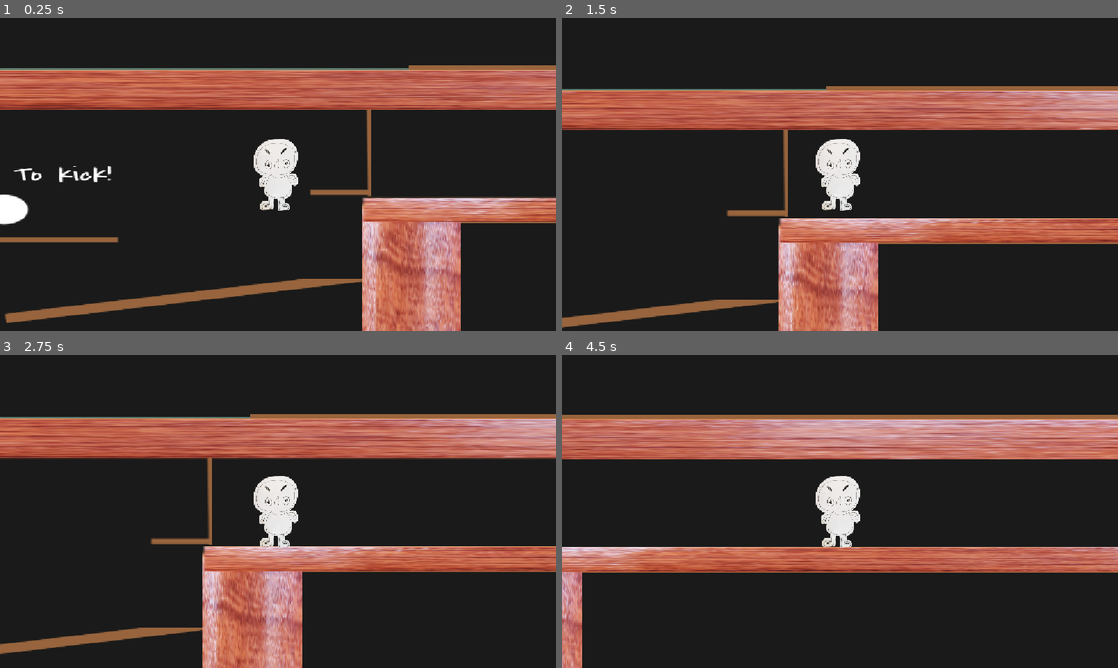
Above: before the commit, frames 1-4 (two rows, left to right).
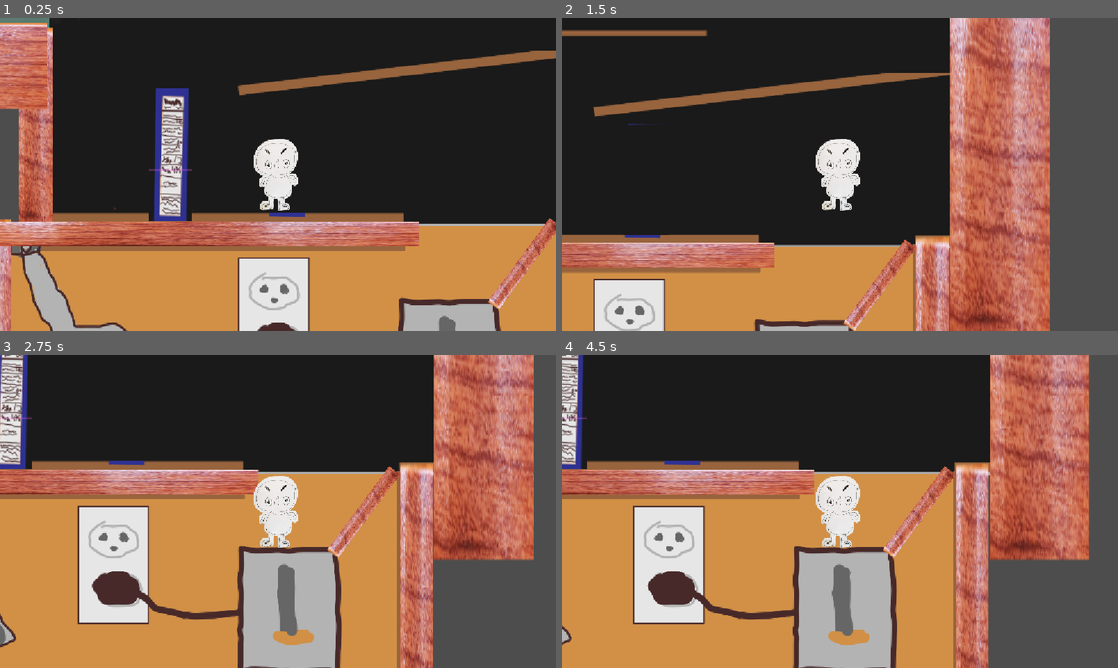
Above: after the commit, the same moments.

Repository: lmg-crono/group-project-final
Game: Godot game, scene res://node_2d.tscn
Two runs of this game, one before a commit and one after it. Both use one fixed random seed, a clock stepped at 60 frames per second and the inputs below. The engine's default icon, where the game draws it, is replaced by a stand-in: a white triangle on a blue panel in a dark square.
Inputs:
- Up to frame 1 (0.25 s): no input
- Up to frame 2 (1.5 s): hold Right (walk_right) from 0.53 s (still down); tap Space (jump) at 0.77 s
- Up to frame 3 (2.75 s): tap Space (jump) at 1.52 s; release Right (walk_right) at 2.03 s; hold Left (walk_left) from 2.03 s (still down)
- Up to frame 4 (4.5 s): release Left (walk_left) at 2.78 s; hold Right (walk_right) 2.78-4.28 s; tap Space (jump) at 3.02, 3.77 s; hold Left (walk_left) from 4.28 s (still down)

The runs differ from the first frame. In frame 1, 60% of the frame differs, in the area x 0-100%, y 0-100%; in frame 2, 63%; in frame 3, 82%; in frame 4, 82%.

Commit message:
some changes

Diff:
--- a/node_2d.tscn
+++ b/node_2d.tscn
@@ -41,7 +41,7 @@
 size = Vector2(23, 548)
 
 [sub_resource type="RectangleShape2D" id="RectangleShape2D_oyan1"]
-size = Vector2(851, 30.5)
+size = Vector2(851, 74.25)
 
 [sub_resource type="RectangleShape2D" id="RectangleShape2D_l7l66"]
 size = Vector2(1967.5, 69)
@@ -196,7 +196,7 @@
 
 [node name="CharacterBody2D" parent="." unique_id=1230144333 instance=ExtResource("2_0e48y")]
 z_index = 8
-position = Vector2(702, -708)
+position = Vector2(219, -209)
 
 [node name="Fall Detector" type="Area2D" parent="." unique_id=89915164]
 position = Vector2(52, 532)
@@ -269,9 +269,8 @@
 [node name="StaticBody2D2" type="StaticBody2D" parent="." unique_id=400795491]
 
 [node name="CollisionShape2D" type="CollisionShape2D" parent="StaticBody2D2" unique_id=331697392]
-position = Vector2(54, -112)
+position = Vector2(78, -90.125)
 shape = SubResource("RectangleShape2D_oyan1")
-one_way_collision = true
 
 [node name="StaticBody2D3" type="StaticBody2D" parent="." unique_id=1886326467]
 
@@ -297,7 +296,7 @@
 shape = SubResource("RectangleShape2D_0arap")
 
 [node name="CollisionShape2D" type="CollisionShape2D" parent="StaticBody2D4" unique_id=1521572902]
-position = Vector2(-313, -114)
+position = Vector2(-455, -266)
 shape = SubResource("RectangleShape2D_0arap")
 
 [node name="StaticBody2D5" type="StaticBody2D" parent="." unique_id=728103113]
@@ -308,7 +307,7 @@
 shape = SubResource("RectangleShape2D_gjg0o")
 
 [node name="Block body 1" parent="." unique_id=193630194 instance=ExtResource("13_0h7mo")]
-position = Vector2(-70, -235)
+position = Vector2(-6, -232)
 script = null
 
 [node name="StaticBody2D6" type="StaticBody2D" parent="." unique_id=255279753]
@@ -381,8 +380,9 @@
 texture = ExtResource("4_0h7mo")
 
 [node name="Background void" type="Sprite2D" parent="." unique_id=603306445]
+visible = false
 z_index = -20
-position = Vector2(358.49976, 98.99994)
+position = Vector2(479.00003, 336)
 scale = Vector2(176.02222, 42.814816)
 texture = ExtResource("4_0h7mo")
 
@@ -467,7 +467,7 @@
 
 [node name="Woodplatform8" type="Sprite2D" parent="." unique_id=504944684]
 z_index = 1
-position = Vector2(20.687504, -88)
+position = Vector2(47, -88)
 scale = Vector2(1.9910417, 0.3137553)
 texture = ExtResource("18_k73cj")
 
--- a/rigid_body_2d_2.gd
+++ b/rigid_body_2d_2.gd
@@ -9,3 +9,8 @@
 			push_direction = Vector2.LEFT
 		apply_impulse(push_force * push_direction)
 		pushed = true
+
+
+
+func _physics_process(delta: float) -> void:
+	print(linear_velocity)
Binary file added: Candy.png
Not shown, added: Candy.png.import
